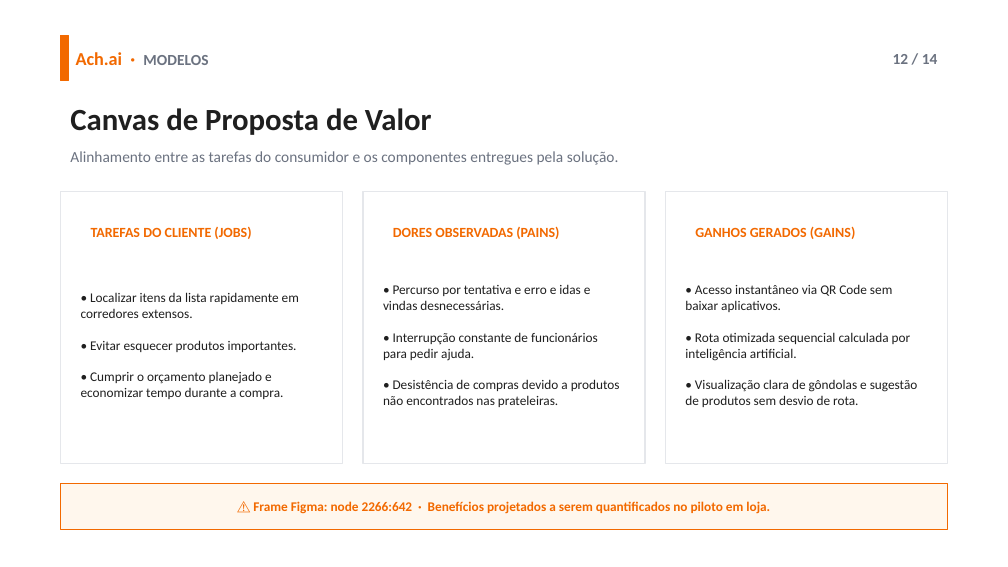
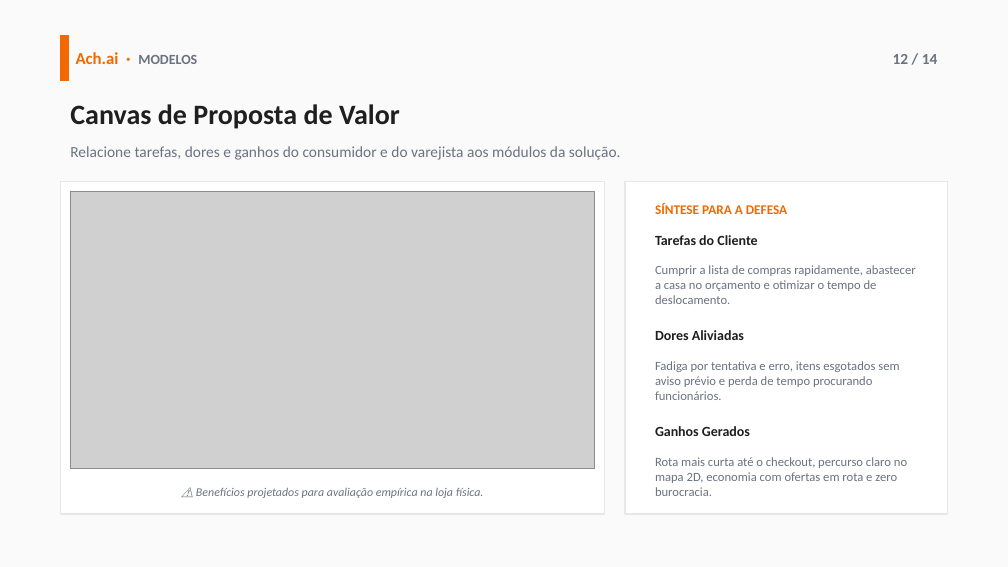
Before and after one commit to 2026-2-NCC7/Projeto2, a slide deck: slide 12 of documentos/apresentações/Ach.ai - Apresentacao TCC (Template 14 Slides).pptx. Drawn at 1008x567 pixels with LibreOffice and Linux fonts; fonts in the diff are those of the drawing; grey boxes stand for pictures. Boxes give left, top, right and bottom in pixels: in the first picture for what was removed or moved away, otherwise in the second. Text is boxed around its words. In the diff, an @@ line names an element or a change of style, - is before the commit and + after.

Commit message:
docs(presentation): atualiza slides com versao concisa e imagens reais do design

```diff
--- a/documentos/apresentações/Ach.ai - Apresentacao TCC (Template 14 Slides).pptx
+++ b/documentos/apresentações/Ach.ai - Apresentacao TCC (Template 14 Slides).pptx
@@ background #FFFFFF to #FAFAFA @@
@@ text "Ach.ai · MODELOS" at (x1=76, y1=52, x2=197, y2=64): size 13 to 12 pt in "Ach.ai ·"; size 11 to 10 pt in "MODELOS" @@
@@ text "Canvas de Proposta de Valor" at (x1=70, y1=104, x2=400, y2=129): size 22 to 20 pt @@
@@ text at (x1=70, y1=146, x2=621, y2=160): text changed @@
-Alinhamento entre as tarefas do consumidor e os componentes entregues pela solução.
+Relacione tarefas, dores e ganhos do consumidor e do varejista aos módulos da solução.
@@ rectangle resized from (x1=60, y1=192, x2=343, y2=464) to (x1=60, y1=181, x2=605, y2=514) @@
@@ picture added at (x1=71, y1=192, x2=595, y2=469) @@
@@ rectangle resized from (x1=363, y1=192, x2=645, y2=464) to (x1=625, y1=181, x2=948, y2=514) @@
@@ text added at (x1=655, y1=203, x2=787, y2=214), 9.5 pt, text #F26900, bold @@
+SÍNTESE PARA A DEFESA
@@ rectangle removed at (x1=665, y1=192, x2=948, y2=464) @@
@@ text removed at (x1=393, y1=226, x2=559, y2=239) @@
-DORES OBSERVADAS (PAINS)
@@ text at (x1=655, y1=235, x2=757, y2=245): text changed; text colour #F26900 to #1F1F1F @@
-TAREFAS DO CLIENTE (JOBS)
+Tarefas do Cliente
@@ text added at (x1=655, y1=265, x2=916, y2=304), 9 pt, text #6B7280 @@
+Cumprir a lista de compras rapidamente, abastecer a casa no orçamento e otimizar o tempo de deslocamento.
@@ text removed at (x1=81, y1=292, x2=299, y2=399) @@
-• Localizar itens da lista rapidamente em corredores extensos.
-• Evitar esquecer produtos importantes.
-• Cumprir o orçamento planejado e economizar tempo durante a compra.
@@ text removed at (x1=383, y1=284, x2=620, y2=407) @@
-• Percurso por tentativa e erro e idas e vindas desnecessárias.
-• Interrupção constante de funcionários para pedir ajuda.
-• Desistência de compras devido a produtos não encontrados nas prateleiras.
@@ text added at (x1=655, y1=330, x2=744, y2=340), 10 pt, text #1F1F1F, bold @@
+Dores Aliviadas
@@ text at (x1=655, y1=361, x2=899, y2=400): text changed; size 9.5 to 9 pt; text colour #1F1F1F to #6B7280 @@
-• Acesso instantâneo via QR Code sem baixar aplicativos.
-• Rota otimizada sequencial calculada por inteligência artificial.
-• Visualização clara de gôndolas e sugestão de produtos sem desvio de rota.
+Fadiga por tentativa e erro, itens esgotados sem aviso prévio e perda de tempo procurando funcionários.
@@ text at (x1=655, y1=426, x2=750, y2=436): text changed; text colour #F26900 to #1F1F1F @@
-GANHOS GERADOS (GAINS)
+Ganhos Gerados
@@ text at (x1=655, y1=457, x2=907, y2=496): text changed; size 9.5 to 9 pt; text colour #F26900 to #6B7280; bold off @@
-⚠️ Frame Figma: node 2266:642 · Benefícios projetados a serem quantificados no piloto em loja.
+Rota mais curta até o checkout, percurso claro no mapa 2D, economia com ofertas em rota e zero burocracia.
@@ rectangle removed at (x1=60, y1=484, x2=948, y2=529) @@
@@ text added at (x1=196, y1=488, x2=484, y2=498), 8.5 pt, text #6B7280, italic @@
+⚠️ Benefícios projetados para avaliação empírica na loja física.
```
Also in this commit, not shown: 9 other slides changed, 4 slides added, 4 slides removed.
